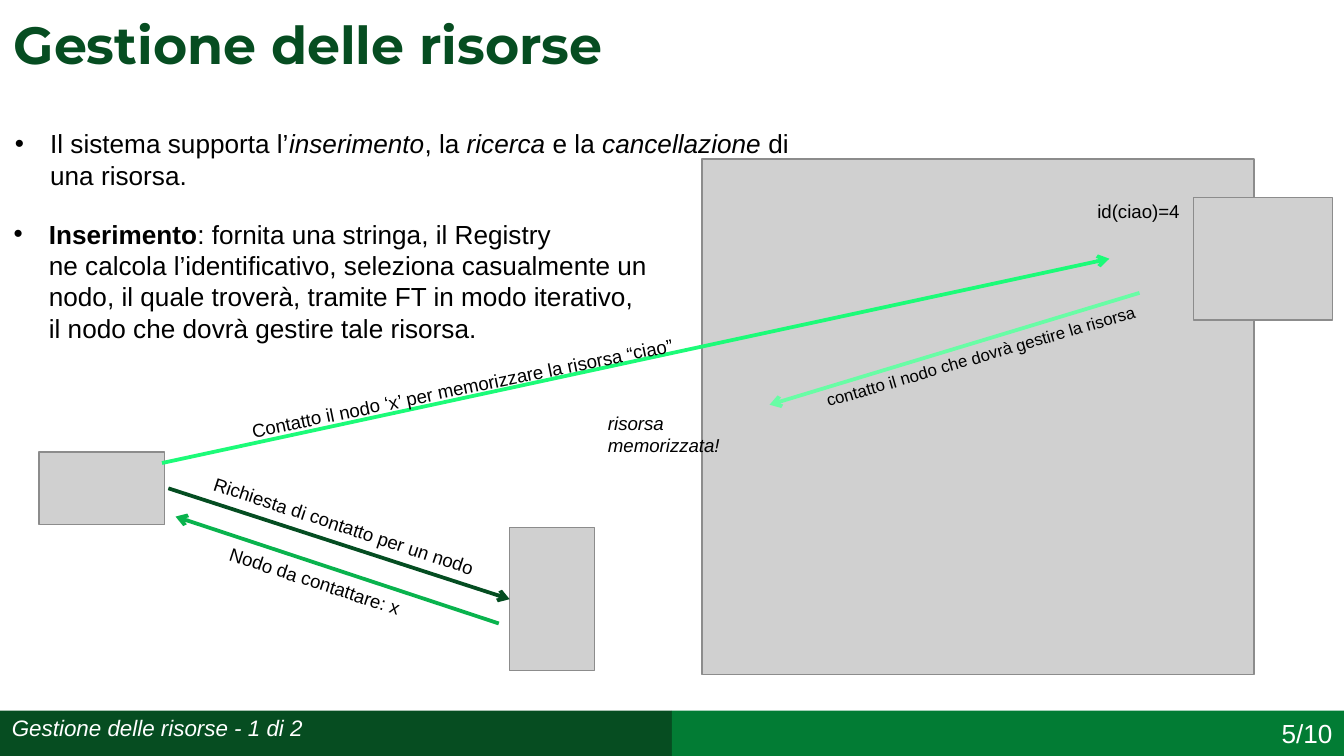
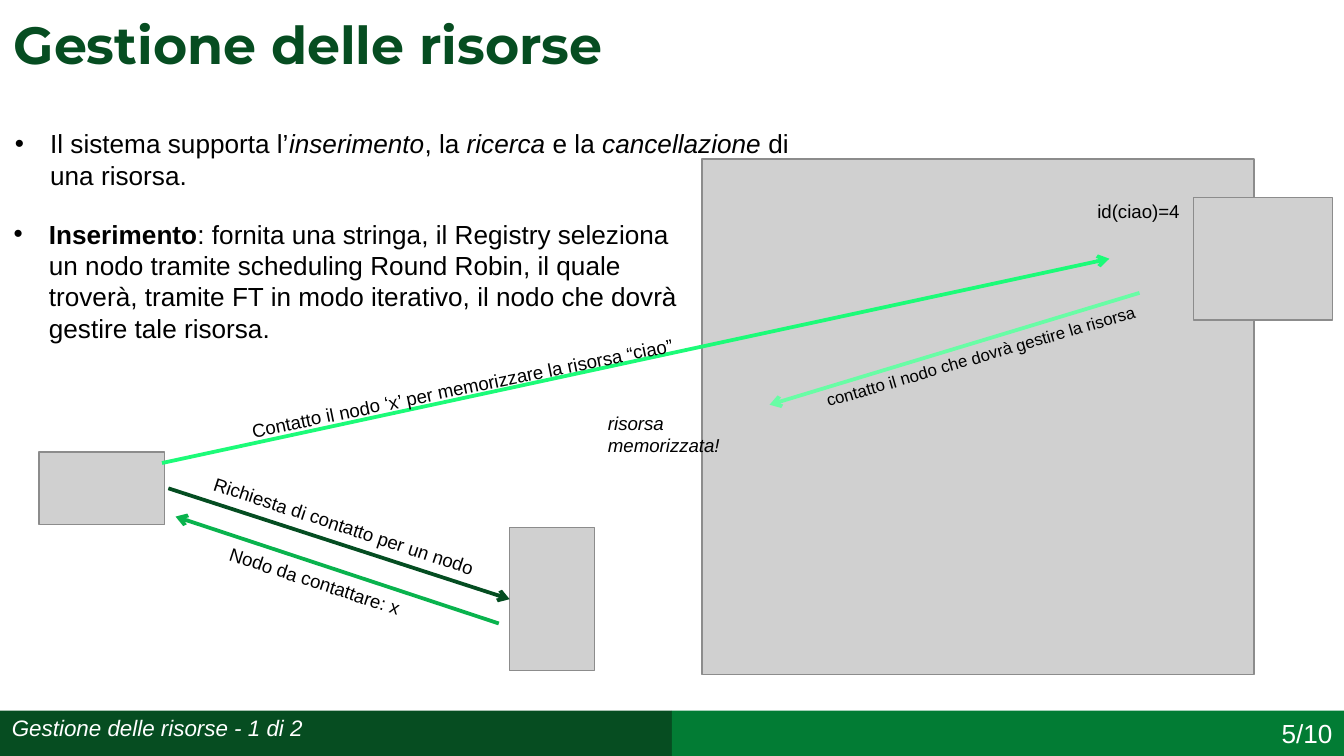
Before and after one commit to simonefesta/Chord_SDCC, a slide deck: slide 10 of Documentazione/Presentazione/Presentazione_Chord_Festa_0320408.pptx. Drawn at 1344x756 pixels with LibreOffice and Linux fonts; fonts in the diff are those of the drawing; grey boxes stand for pictures. Boxes give left, top, right and bottom in pixels: in the first picture for what was removed or moved away, otherwise in the second. Text is boxed around its words. In the diff, an @@ line names an element or a change of style, - is before the commit and + after.

```diff
--- a/Documentazione/Presentazione/Presentazione_Chord_Festa_0320408.pptx
+++ b/Documentazione/Presentazione/Presentazione_Chord_Festa_0320408.pptx
@@ text at [49, 225, 669, 344]: text changed @@
-• Inserimento: fornita una stringa, il Registry
-  ne calcola l’identificativo, seleziona casualmente un nodo, il quale troverà, tramite FT in modo iterativo,
-  il nodo che dovrà gestire tale risorsa.
+• Inserimento: fornita una stringa, il Registry seleziona un nodo tramite scheduling Round Robin, il quale troverà, tramite FT in modo iterativo, il nodo che dovrà gestire tale risorsa.
```
Also in this commit, not shown: 1 other slide changed, 3 other files.
